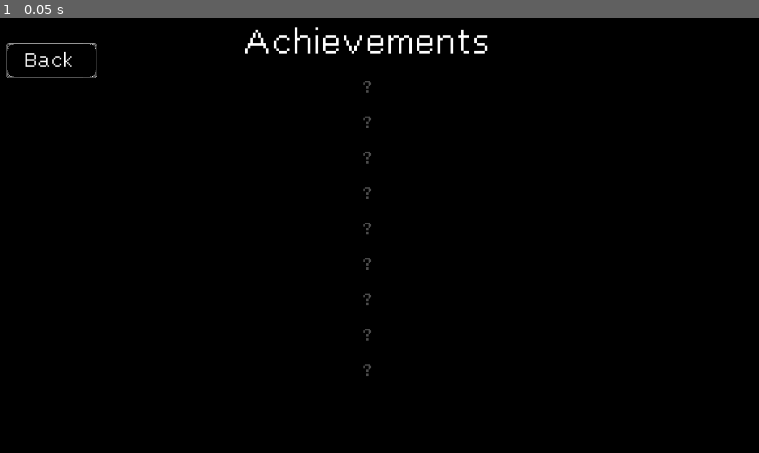
Above: before the commit, frame 1.
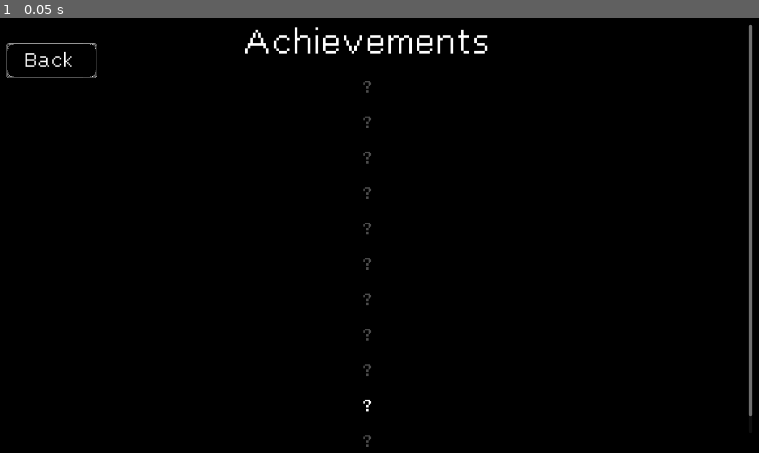
Above: after the commit, the same moment.

Repository: DragonCat4012/Switch
Game: Godot game, scene res://Scenes/Achievments.tscn
The game is run twice, just before and just after one commit, with the same random seed, the same clock (stepped at 60 frames per second) and the same inputs. This scene is started directly instead of the project's main scene.
Inputs:
- Up to frame 1 (0.05 s): no input

The runs differ from the first frame. In frame 1, 0.4% of the frame differs, in the area x 47-100%, y 1-99%.

Commit message:
Add multiplayer achievement

Diff:
--- a/Scenes/Achievments.gd
+++ b/Scenes/Achievments.gd
@@ -12,6 +12,7 @@
 @onready var a7 = $MarginContainer/ScrollContainer/VBoxContainer/Win100Times/Label
 @onready var a8 = $MarginContainer/ScrollContainer/VBoxContainer/Loose10Times/Label
 @onready var a9 = $MarginContainer/ScrollContainer/VBoxContainer/Loose100Times/Label
+@onready var a10 = $MarginContainer/ScrollContainer/VBoxContainer/WinKoop/Label
 
 @onready var backButton = $buttonBackTexture/BackButon
 
@@ -28,7 +29,7 @@
 		get_tree().change_scene_to_file("res://Scenes/menu.tscn")
 
 func _setLabels():
-	var labels = [a1,a2,a3,a4,a5,a6,a7,a8,a9]
+	var labels = [a1,a2,a3,a4,a5,a6,a7,a8,a9,a10]
 	var white = Color(1.0,1.0,1.0,1.0)
 	var gray = Color(1.0,1.0,1.0,0.3)
 	for l in labels:
@@ -62,3 +63,6 @@
 	if achievementHandler.lost100:
 		a9.text = "Skill Issue - Loose 100 Times"
 		a9.set("theme_override_colors/font_color", white)
+	if achievementHandler.winKoop:
+		a10.text = "Team Player - wind a multiplayer map"
+		a10.set("theme_override_colors/font_color", white)
--- a/Scenes/Achievments.tscn
+++ b/Scenes/Achievments.tscn
@@ -128,6 +128,26 @@
 theme_override_font_sizes/font_size = 50
 text = "?"
 
+[node name="PlayKoop" type="CenterContainer" parent="MarginContainer/ScrollContainer/VBoxContainer"]
+layout_mode = 2
+size_flags_horizontal = 3
+
+[node name="Label" type="Label" parent="MarginContainer/ScrollContainer/VBoxContainer/PlayKoop"]
+layout_mode = 2
+theme_override_fonts/font = ExtResource("1_d44rw")
+theme_override_font_sizes/font_size = 50
+text = "?"
+
+[node name="WinKoop" type="CenterContainer" parent="MarginContainer/ScrollContainer/VBoxContainer"]
+layout_mode = 2
+size_flags_horizontal = 3
+
+[node name="Label" type="Label" parent="MarginContainer/ScrollContainer/VBoxContainer/WinKoop"]
+layout_mode = 2
+theme_override_fonts/font = ExtResource("1_d44rw")
+theme_override_font_sizes/font_size = 50
+text = "?"
+
 [node name="buttonBackTexture" type="Sprite2D" parent="."]
 position = Vector2(189, 136)
 scale = Vector2(0.218072, 0.218072)
--- a/Scenes/Multiplayer/KoopMultiplayerScene.gd
+++ b/Scenes/Multiplayer/KoopMultiplayerScene.gd
@@ -101,6 +101,7 @@
 	light_timer_label.set("theme_override_colors/font_color", Color.BLACK)
 	dark_timer_label.set("theme_override_colors/font_color", Color.WHITE)
 	timer.start()
+	updateCurrentNumber(true)
 
 func initNumber():
 	var num = randi_range(1, 128)
@@ -160,11 +161,11 @@
 	if x == 127:
 		GameManager.jsonHandler.addAllLightsOn()
 
-	if x == goalNumber and _init: # prevent instant success qwq
-		lamp1.toggleStatus()
+	if _init:
+		return
 	elif x == goalNumber:
 		score += int(timer.time_left)
-		GameManager.jsonHandler.saveWonMap()
+		GameManager.jsonHandler.saveWonMultiplayerMap()
 
 		timerIteration += 1
 		if timerIteration == 40:
--- a/Scenes/game.gd
+++ b/Scenes/game.gd
@@ -180,8 +180,8 @@
 	if x == 127:
 		GameManager.jsonHandler.addAllLightsOn()
 
-	if x == goalNumber and _init: # prevent instant success qwq
-		lamp1.toggleStatus()
+	if _init: # prevent instant success qwq
+		return
 	elif x == goalNumber:
 		score += int(timer.time_left)
 		GameManager.jsonHandler.saveWonMap()
--- a/Util/AchievementHandler.gd
+++ b/Util/AchievementHandler.gd
@@ -10,7 +10,8 @@
 		"won10": false,
 		"won100": false,
 		"lost10": false,
-		"lost100": false
+		"lost100": false,
+		"winKoop": false
 	}
 
 	func _init():
@@ -74,6 +75,10 @@
 		get:
 			return stats["lost100"]
 
+	var winKoop: bool:
+		get:
+			return stats["winKoop"]
+
 	# Update properties
 	func add_found128():
 		_updateKey("found128")
@@ -102,6 +107,9 @@
 	func add_lost100Games():
 		_updateKey("lost100")
 
+	func add_winKoop():
+		_updateKey("winKoop")
+
 	func _updateKey(key: String, value: bool = true):
 		if stats[key] == true:
 			return
--- a/Util/JSON.gd
+++ b/Util/JSON.gd
@@ -91,6 +91,9 @@
 		currentData["isEndianSwitchingEnabled"] = status
 		saveGame()
 
+	func saveWonMultiplayerMap():
+		achievementHandler.add_winKoop()
+
 # Add Achievements
 	func add128achievement():
 		achievementHandler.add_found128()
